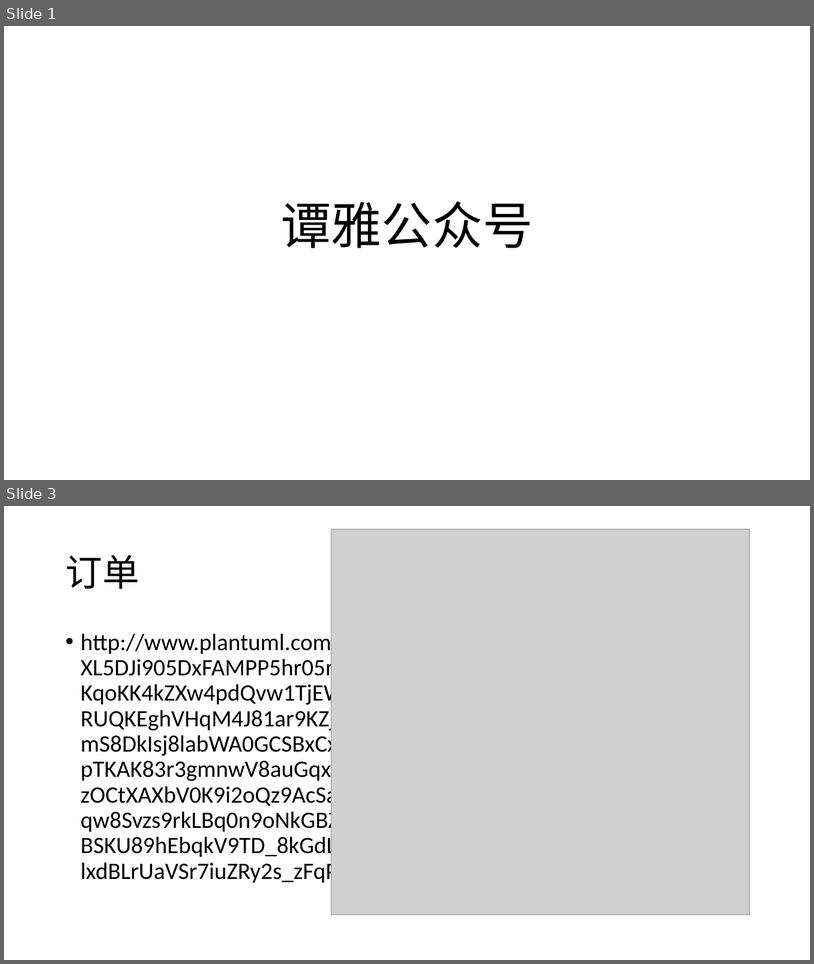
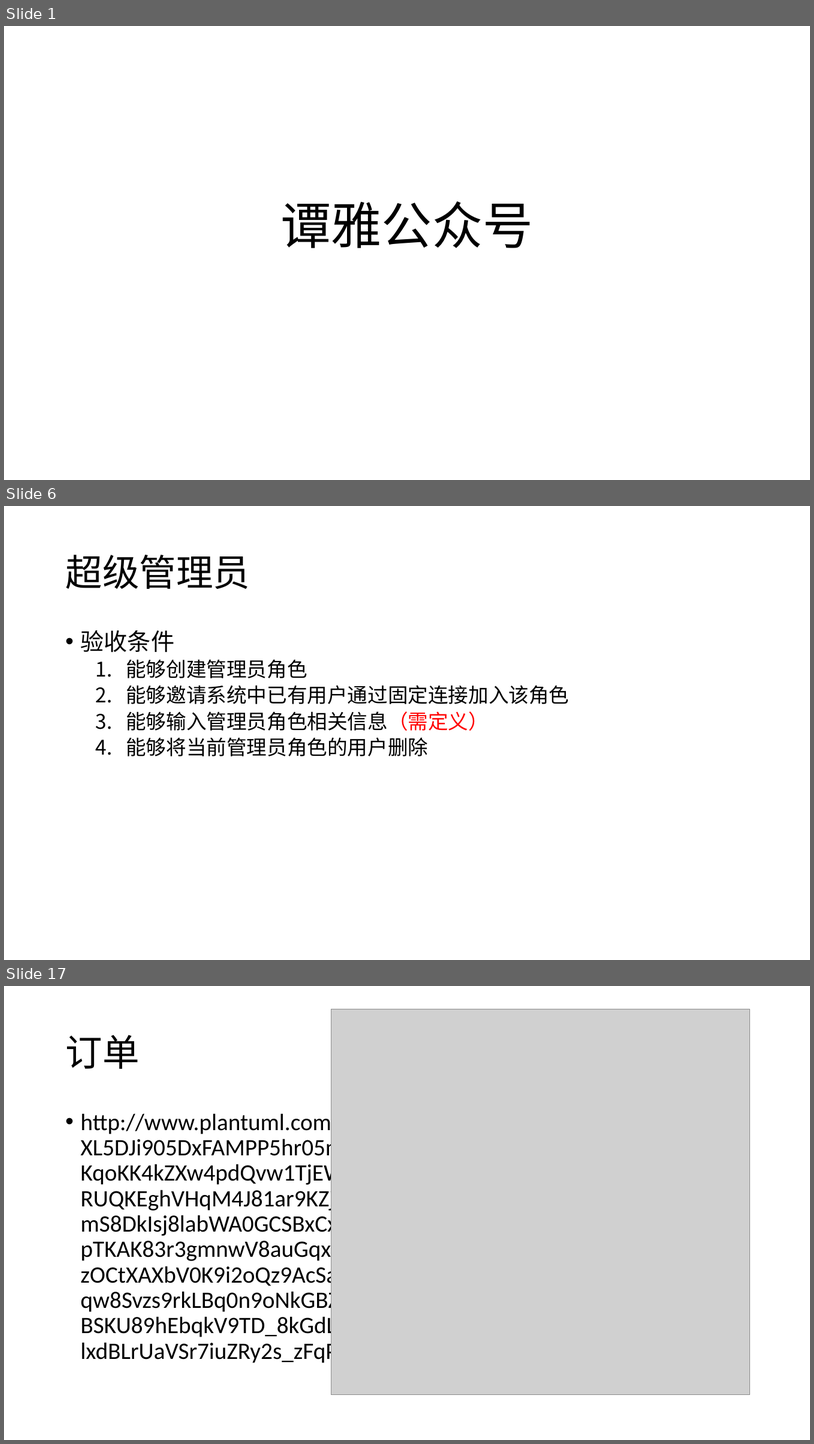
Before and after one commit to swansrp/Tanya, a slide deck: doc/prd.pptx. Shown one above the other, each under a label of ours: slides 1 and 3 before the commit, slides 1, 6 and 17 after it; the slides between them are not shown. The pictures are 814x964 and 814x1444 pixels, drawn with LibreOffice and Linux fonts; fonts in the diff are those of the drawing; grey boxes stand for pictures. Boxes give left, top, right and bottom in pixels: in the first picture for what was removed or moved away, otherwise in the second. Text is boxed around its words. In the diff, an @@ line names an element or a change of style, - is before the commit and + after.

```diff
--- a/doc/prd.pptx
+++ b/doc/prd.pptx
@@ slide 6 added at <box>4,506,810,960</box>, background #FFFFFF @@
@@ title added at <box>65,555,250,589</box>, 44 pt, text #000000 @@
+超级管理员
@@ text added at <box>81,630,569,756</box>, 24 pt, text #000000 @@
+• 验收条件
+  1. 能够创建管理员角色
+  2. 能够邀请系统中已有用户通过固定连接加入该角色
+  3. 能够输入管理员角色相关信息（需定义）
+  4. 能够将当前管理员角色的用户删除
@@ what was slide 3 is now slide 17 @@
```
Also in this commit, not shown: 2 slides changed, 21 other slides added.
